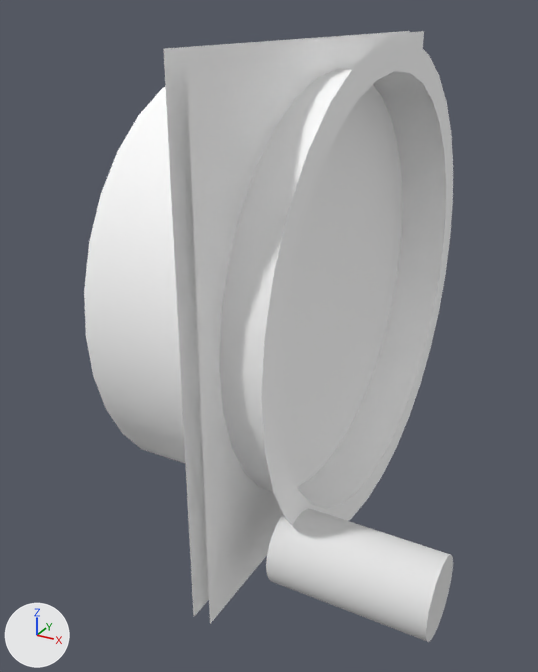
An edit to the Blender file dev/blender/instruments/vor1.blend, drawn before and after from the same camera.
Before and after are seen from a 50 mm lens placed at (-0.3303, -0.1523, 0.1453), pointed at (-0.3856, -0.0517, 0.0951). The axes (+X, +Y, +Z) are drawn at lower left. The lights are the same throughout.

The first picture shows 'Case', 'Face', 'Ring', 'disk'.
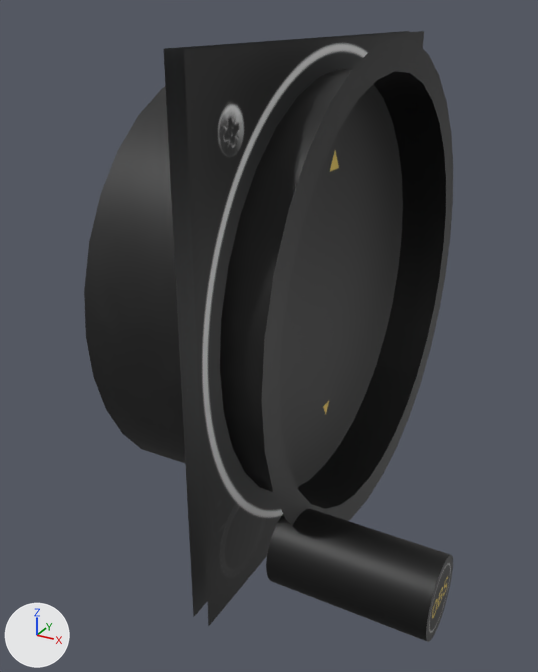
Pixel boxes [x1, y1, x2, y2] of what changed, in the pictures (538 x 672 px):
'Case', surface changed (white to black)
    both: [84, 37, 453, 526]
'Front', shown (black)
    after: [184, 31, 424, 626]
'Ring', surface changed (grey to black)
    both: [186, 31, 424, 624]
'disk', surface changed (white to black)
    both: [266, 509, 453, 642]
'Face', surface changed (grey to black)
    both: [164, 31, 410, 616]

Edits to the bpy script that builds the scene:
```text
Add img_vor:
    img_vor = load_image('vor', '../../../Models/Interior/Panel/Instruments/vor/vor.png', 1024, 1024, 'sRGB')
Change mat_face:
    remove mat_face.base_color = (1.0, 1.0, 1.0)  # white #ffffff
    mat_face: diffuse_material('face') -> principled_material('face')
    add mat_face.texture = img_vor
Change mat_knob:
    remove mat_knob.base_color = (0.8, 0.8, 0.8)  # white #e7e7e7
    mat_knob: diffuse_material('knob') -> principled_material('knob')
    add mat_knob.texture = img_vor
Change mat_material:
    remove mat_material.base_color = (1.0, 1.0, 1.0)  # white #ffffff
    mat_material: diffuse_material('Material') -> principled_material('Material')
    add mat_material.texture = img_vor
Change ob_front:
    remove ob_front.hide_viewport = True
```
